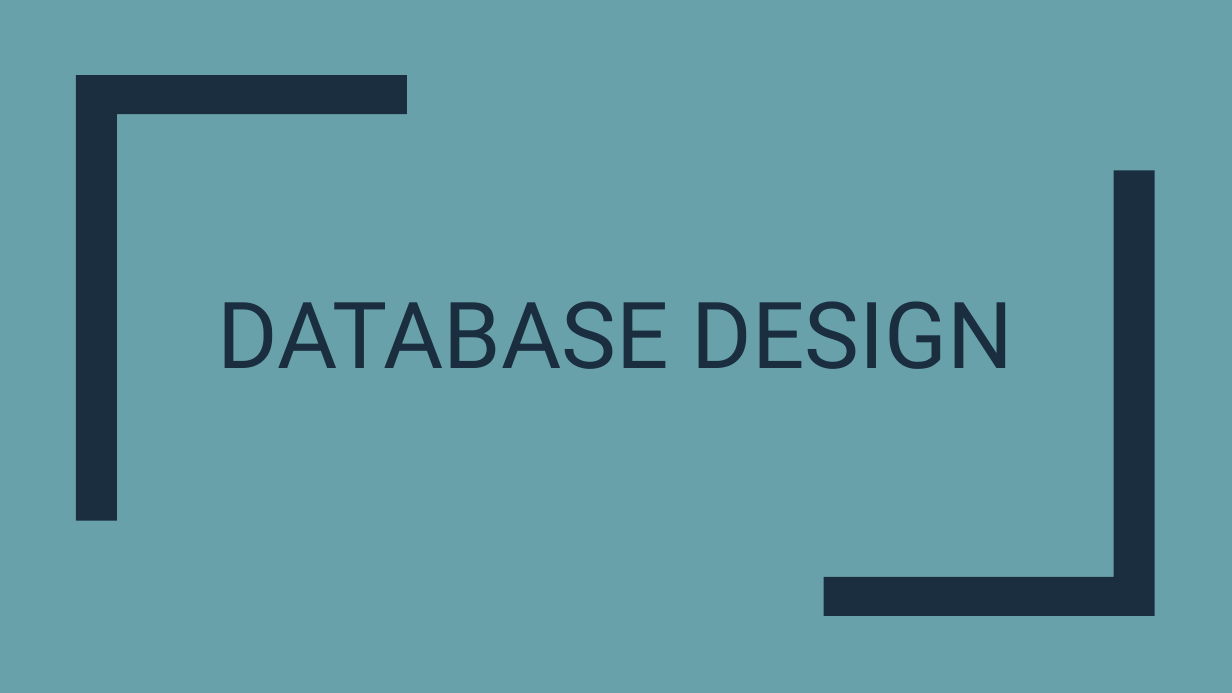
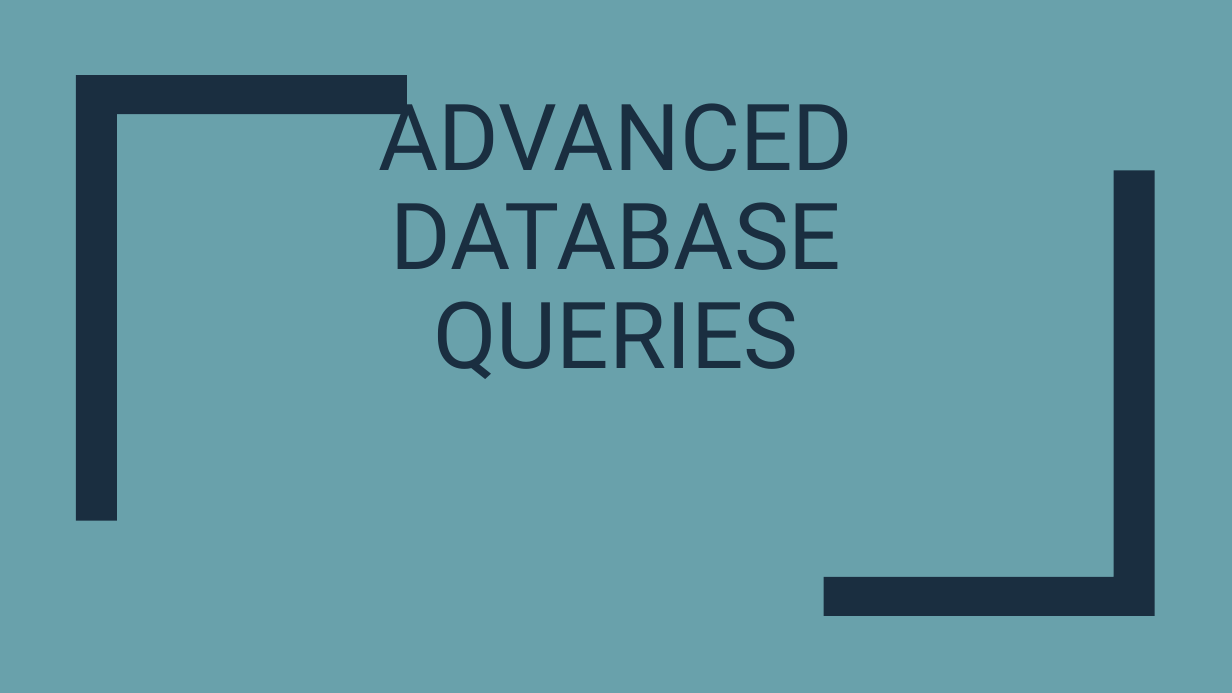
Before and after one commit to MGIS-UMN/GIS5577_week4, a slide deck: slide 1 of Advanced_DB_queries.odp. Drawn at 1232x693 pixels with LibreOffice and Linux fonts; fonts in the diff are those of the drawing. Boxes give left, top, right and bottom in pixels: in the first picture for what was removed or moved away, otherwise in the second. Text is boxed around its words. In the diff, an @@ line names an element or a change of style, - is before the commit and + after.

Commit message:
updated title slide

```diff
--- a/Advanced_DB_queries.odp
+++ b/Advanced_DB_queries.odp
@@ title at [379,86,854,379]: text changed @@
-DATABASE DESIGN
+ADVANCED DATABASE QUERIES
```
Also in this commit, not shown: 2 other slides changed.
